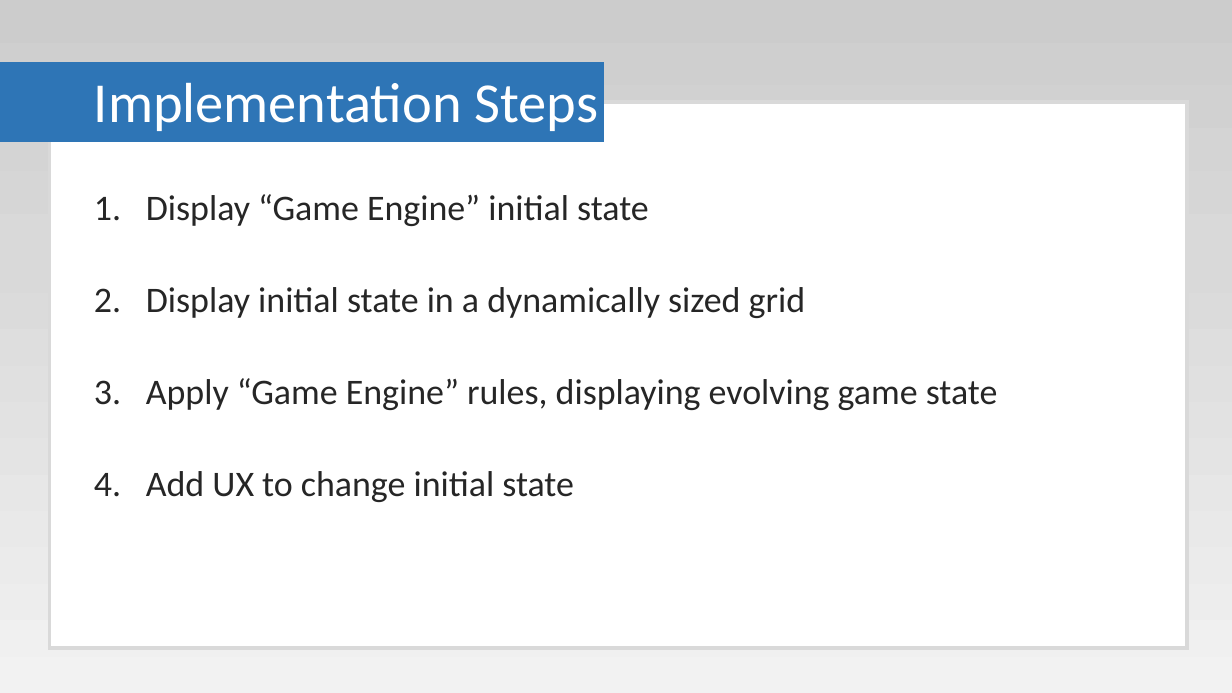
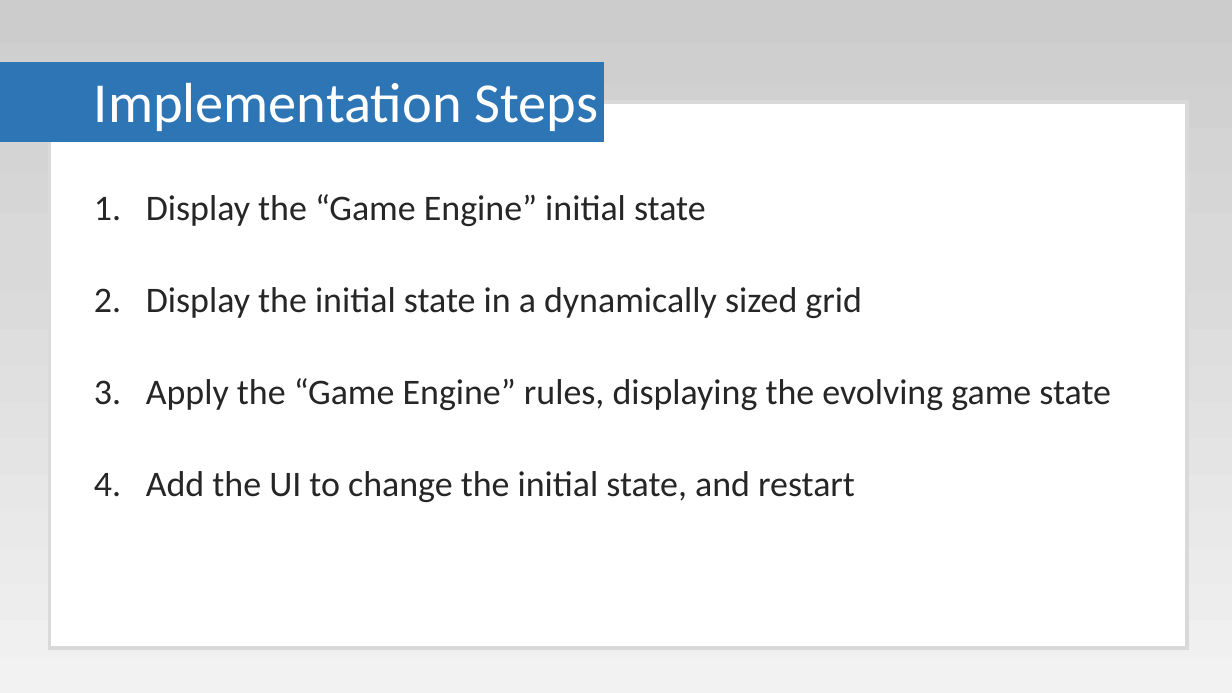
Before and after one commit to Paul-Hadfield/GameOfLife-Talk, a slide deck: slide 25 of Game Of Life Presentation.pptx. Drawn at 1232x693 pixels with LibreOffice and Linux fonts; fonts in the diff are those of the drawing. Boxes give left, top, right and bottom in pixels: in the first picture for what was removed or moved away, otherwise in the second. Text is boxed around its words. In the diff, an @@ line names an element or a change of style, - is before the commit and + after.

```diff
--- a/Game Of Life Presentation.pptx
+++ b/Game Of Life Presentation.pptx
@@ text at [146, 194, 1111, 502]: text changed @@
-1. Display “Game Engine” initial state
-2. Display initial state in a dynamically sized grid
-3. Apply “Game Engine” rules, displaying evolving game state
-4. Add UX to change initial state
+1. Display the “Game Engine” initial state
+2. Display the initial state in a dynamically sized grid
+3. Apply the “Game Engine” rules, displaying the evolving game state
+4. Add the UI to change the initial state, and restart
```
Also in this commit, not shown: 8 other slides changed.
